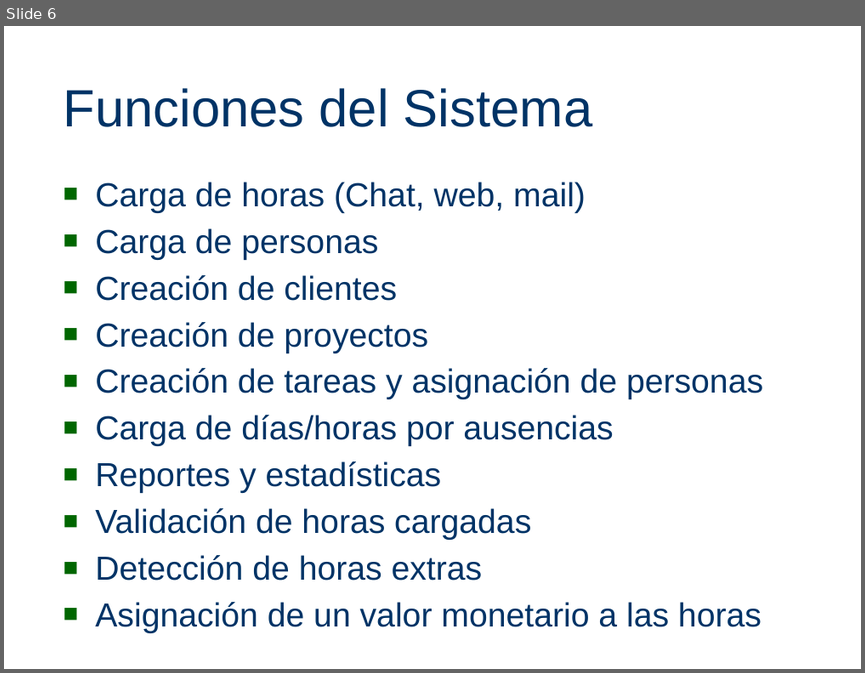
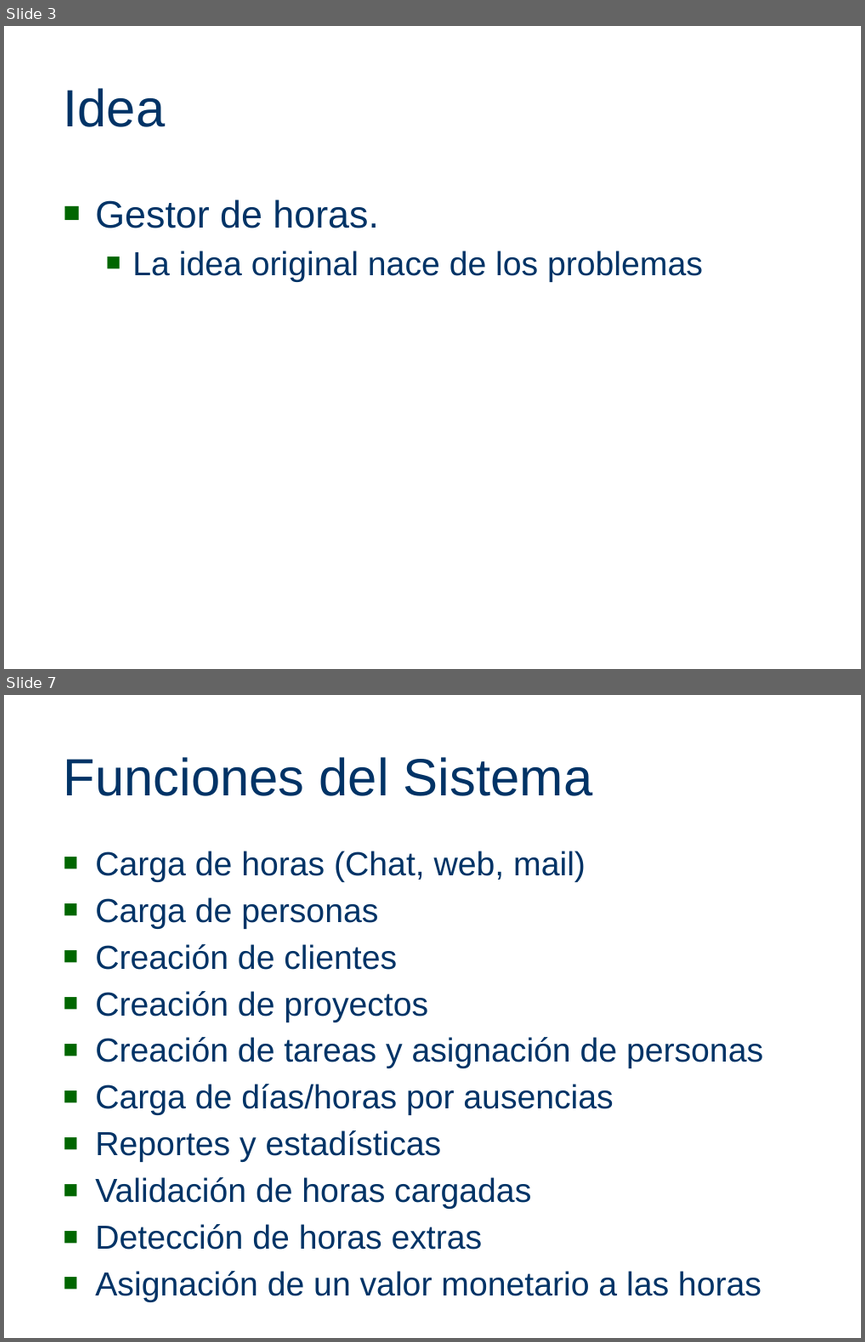
Before and after one commit to joshishimla99/tempore, a slide deck: docs/PresentacionFebrero2011/PresentacionFebrero2011Tempore.pptx. Shown one above the other, each under a label of ours: slide 6 before the commit, slides 3 and 7 after it; the slides between them are not shown. The pictures are 865x673 and 865x1342 pixels, drawn with LibreOffice and Linux fonts; fonts in the diff are those of the drawing; background and template pictures are left out. Boxes give left, top, right and bottom in pixels: in the first picture for what was removed or moved away, otherwise in the second. Text is boxed around its words. In the diff, an @@ line names an element or a change of style, - is before the commit and + after.

```diff
--- a/docs/PresentacionFebrero2011/PresentacionFebrero2011Tempore.pptx
+++ b/docs/PresentacionFebrero2011/PresentacionFebrero2011Tempore.pptx
@@ slide 3 added at bbox=[4, 26, 861, 669], background picture (left out) @@
@@ title added at bbox=[64, 88, 166, 127], 44 pt, text #003366 @@
+Idea
@@ text added at bbox=[95, 199, 703, 282], 28 pt, text #003366 @@
+■ Gestor de horas.
+  ■ La idea original nace de los problemas
@@ what was slide 6 is now slide 7 @@
```
Also in this commit, not shown: 6 slides changed, 1 slide removed.
